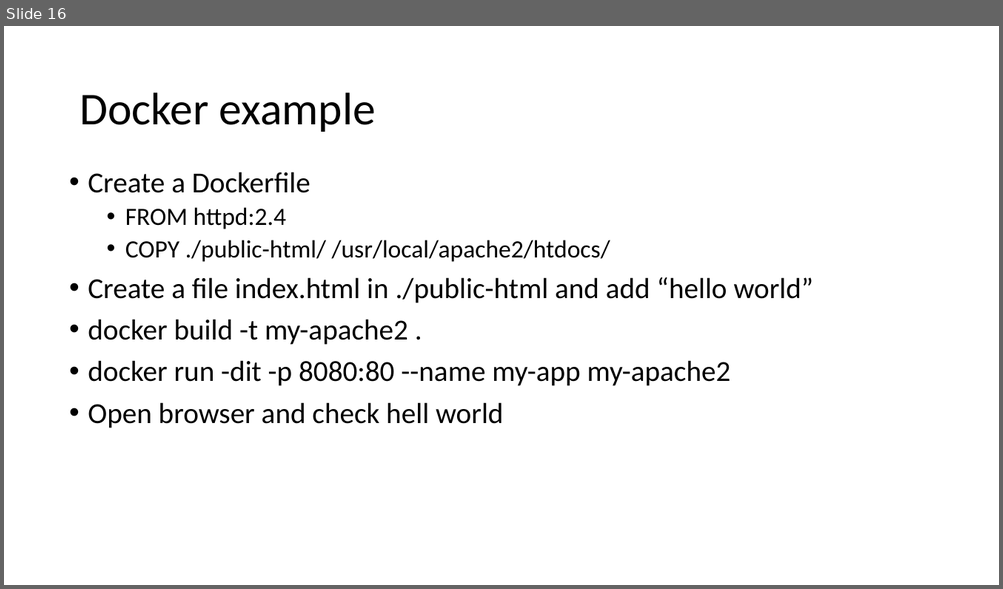
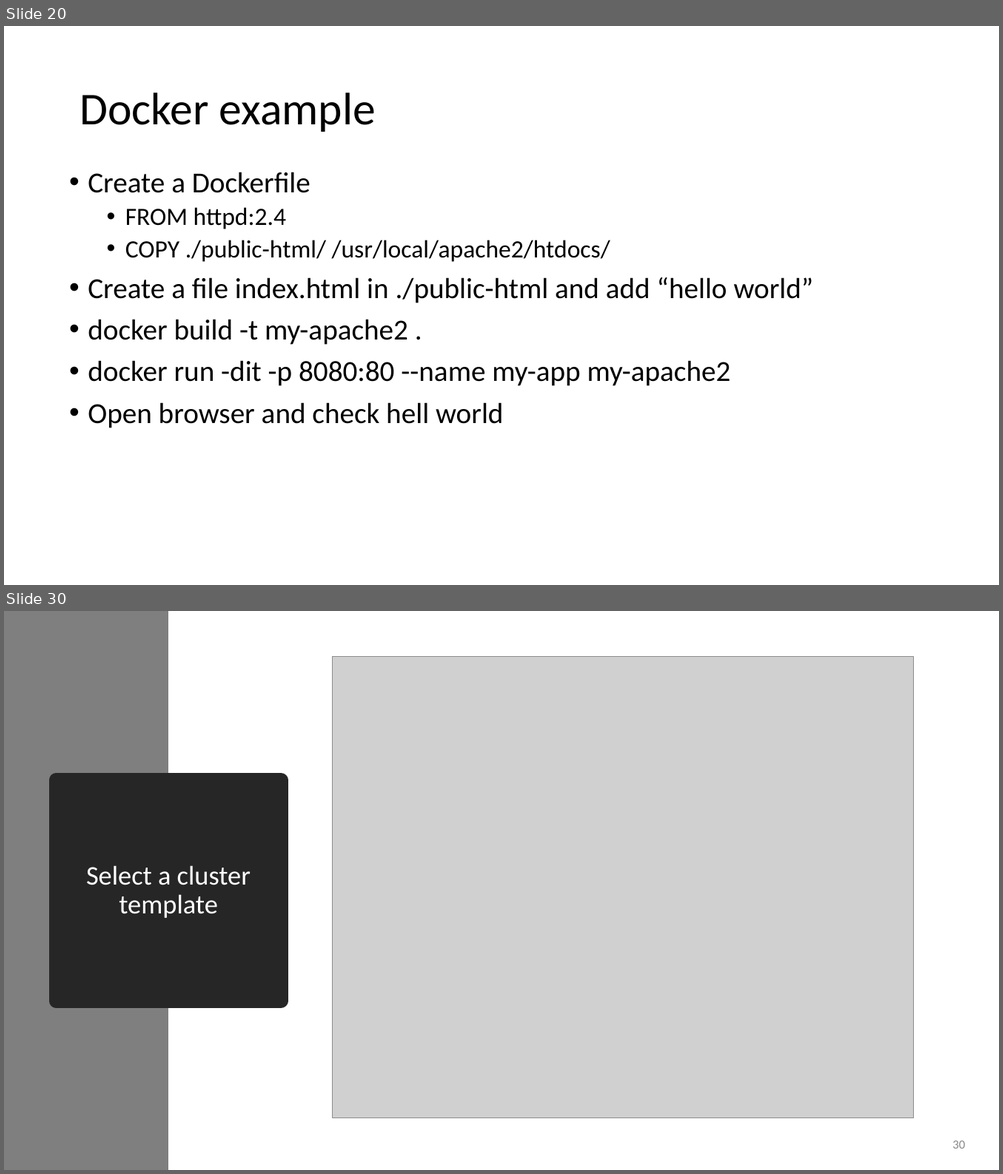
Before and after one commit to uwacsp/cits5503, a slide deck: Lectures/CITS5503Virtualisation.pptx. Shown one above the other, each under a label of ours: slide 16 before the commit, slides 20 and 30 after it; the slides between them are not shown. The pictures are 1003x589 and 1003x1174 pixels, drawn with LibreOffice and Linux fonts; fonts in the diff are those of the drawing; grey boxes stand for pictures. Boxes give left, top, right and bottom in pixels: in the first picture for what was removed or moved away, otherwise in the second. Text is boxed around its words. In the diff, an @@ line names an element or a change of style, - is before the commit and + after.

```diff
--- a/Lectures/CITS5503Virtualisation.pptx
+++ b/Lectures/CITS5503Virtualisation.pptx
@@ slide 30 added at (x1=4, y1=611, x2=999, y2=1170), background #FFFFFF @@
@@ rectangle added at (x1=4, y1=611, x2=168, y2=1170), fill #7F7F7F @@
@@ picture added at (x1=333, y1=657, x2=913, y2=1119) @@
@@ title added at (x1=57, y1=780, x2=281, y2=1001), fill #262626, outline #262626 13.75 pt, 26 pt, text #FFFFFF @@
+Select a cluster template
@@ page number added at (x1=952, y1=1141, x2=965, y2=1149), 12 pt, text #898989 @@
+30
@@ what was slide 16 is now slide 20 @@
```
Also in this commit, not shown: 1 slide changed, 20 other slides added, 1 slide removed, 4 other files.
